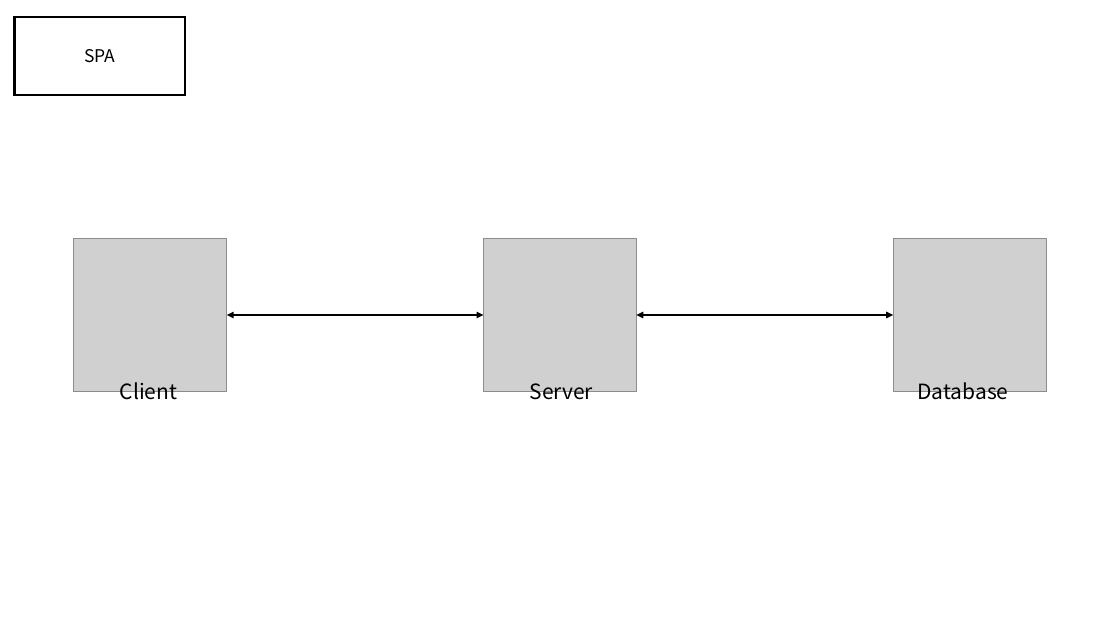
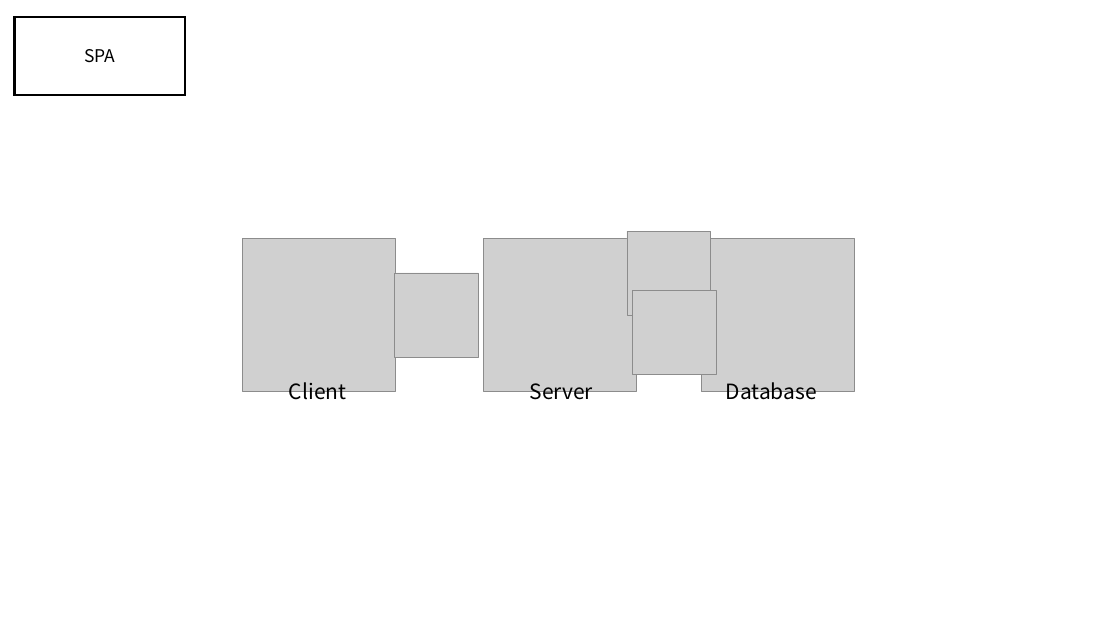
Before and after one commit to gunwoongPark/Seminar, a slide deck: slide 17 of 2020_11_11/세미나1.pptx (slide 16 before the commit). Drawn at 1120x630 pixels with LibreOffice and Linux fonts; fonts in the diff are those of the drawing; grey boxes stand for pictures. Boxes give left, top, right and bottom in pixels: in the first picture for what was removed or moved away, otherwise in the second. Text is boxed around its words. In the diff, an @@ line names an element or a change of style, - is before the commit and + after.

```diff
--- a/2020_11_11/세미나1.pptx
+++ b/2020_11_11/세미나1.pptx
@@ picture: place and size @@
-picture at [74, 239, 227, 392]
+picture at [243, 239, 396, 392]
@@ picture added at [627, 231, 711, 315] @@
@@ picture: place and size @@
-picture at [893, 239, 1046, 392]
+picture at [702, 239, 854, 392]
@@ picture added at [394, 273, 478, 357] @@
@@ picture added at [633, 291, 717, 375] @@
@@ double arrow removed from (227, 315) to (484, 315) @@
@@ double arrow removed from (637, 315) to (893, 315) @@
@@ text "Client": place and size @@
-text "Client" at [120, 382, 177, 404]
+text "Client" at [289, 382, 346, 404]
@@ text "Database": place and size @@
-text "Database" at [917, 382, 1008, 404]
+text "Database" at [726, 382, 817, 404]
```
Also in this commit, not shown: 1 other slide changed, 5 slides added, 3 slides removed, 1 other file.
